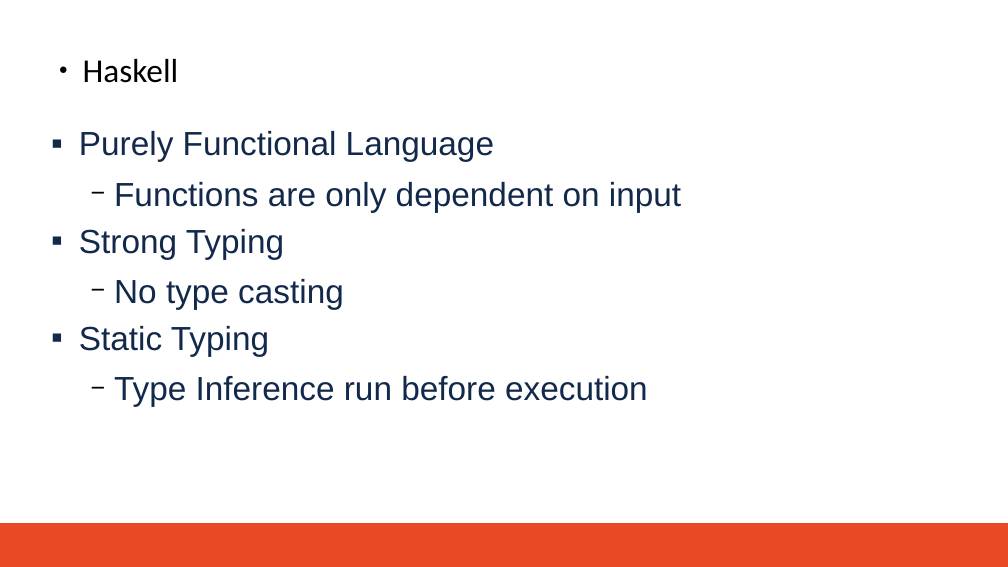
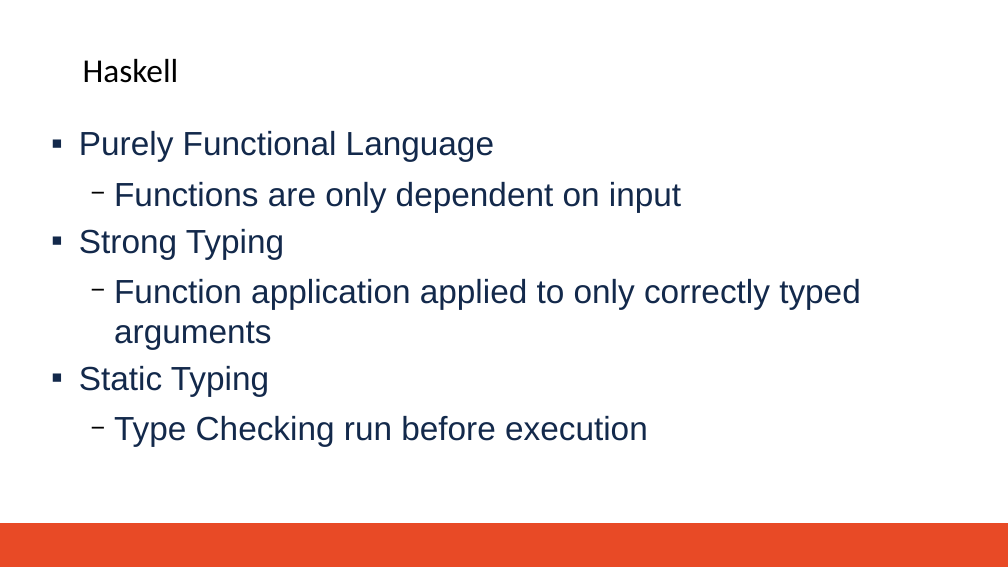
Before and after one commit to brrmorre/SeniorThesis, a slide deck: slide 3 of presentation/presentation.odp (slide 4 before the commit). Drawn at 1008x567 pixels with LibreOffice and Linux fonts; fonts in the diff are those of the drawing; background and template pictures are left out. Boxes give left, top, right and bottom in pixels: in the first picture for what was removed or moved away, otherwise in the second. Text is boxed around its words. In the diff, an @@ line names an element or a change of style, - is before the commit and + after.

```diff
--- a/presentation/presentation.odp
+++ b/presentation/presentation.odp
@@ text "Haskell" at <box>83,59,179,83</box>: bullet ● to none @@
@@ text at <box>114,279,861,349</box>: text changed @@
-  − No type casting
+  − Function application applied to only correctly typed arguments
@@ text at <box>114,416,648,447</box>: text changed @@
-  − Type Inference run before execution
+  − Type Checking run before execution
```
Also in this commit, not shown: 6 other slides changed, 1 slide removed, 6 other files.
